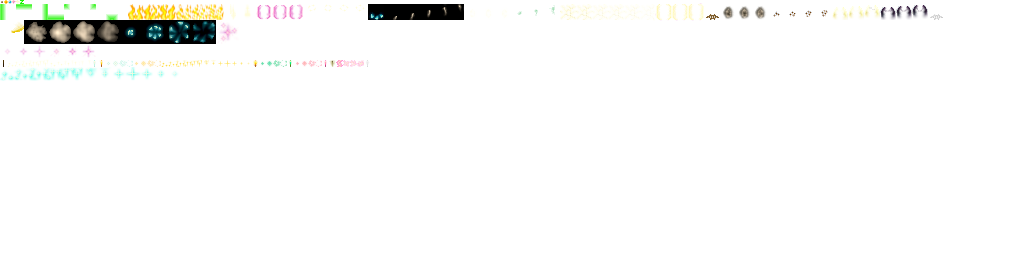
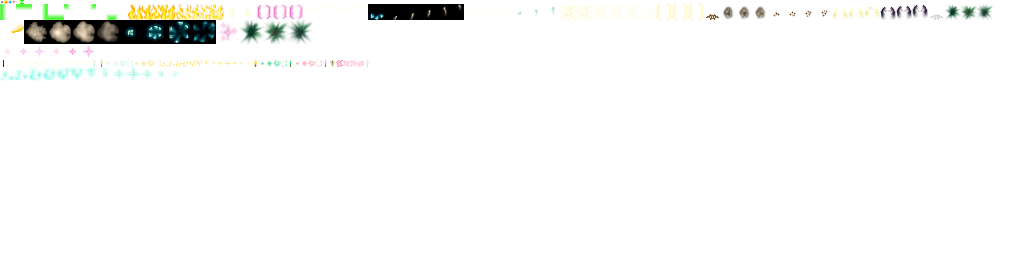
The second (1024, 256) image is a revision of the first. Changes to its layers:
painted on "Background" over [238, 4, 993, 46]
